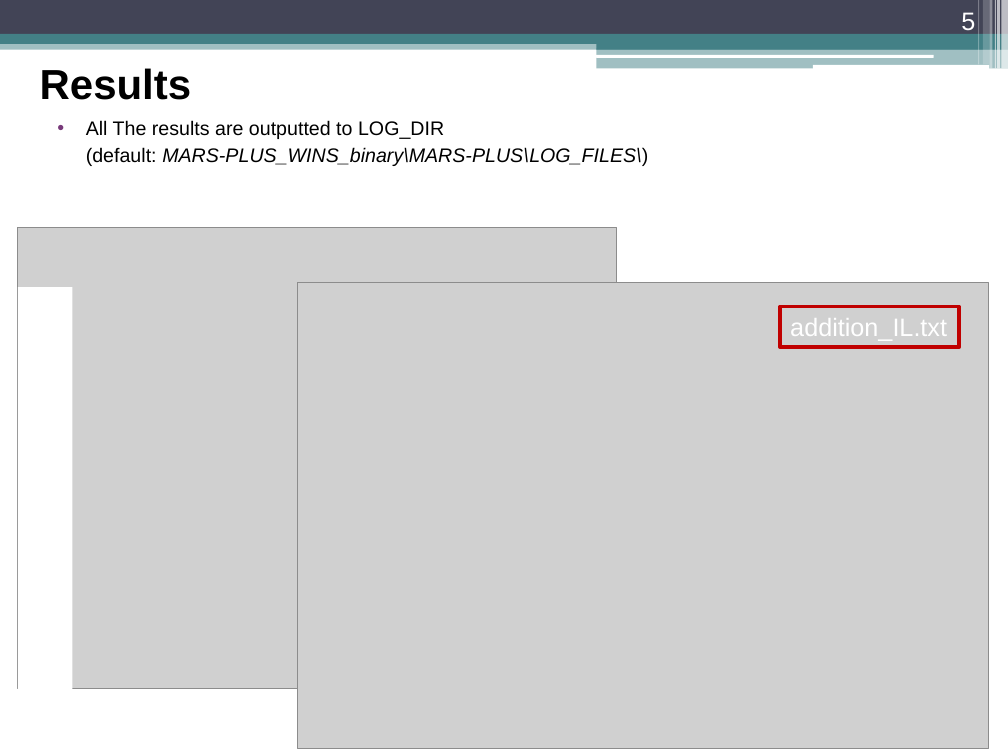
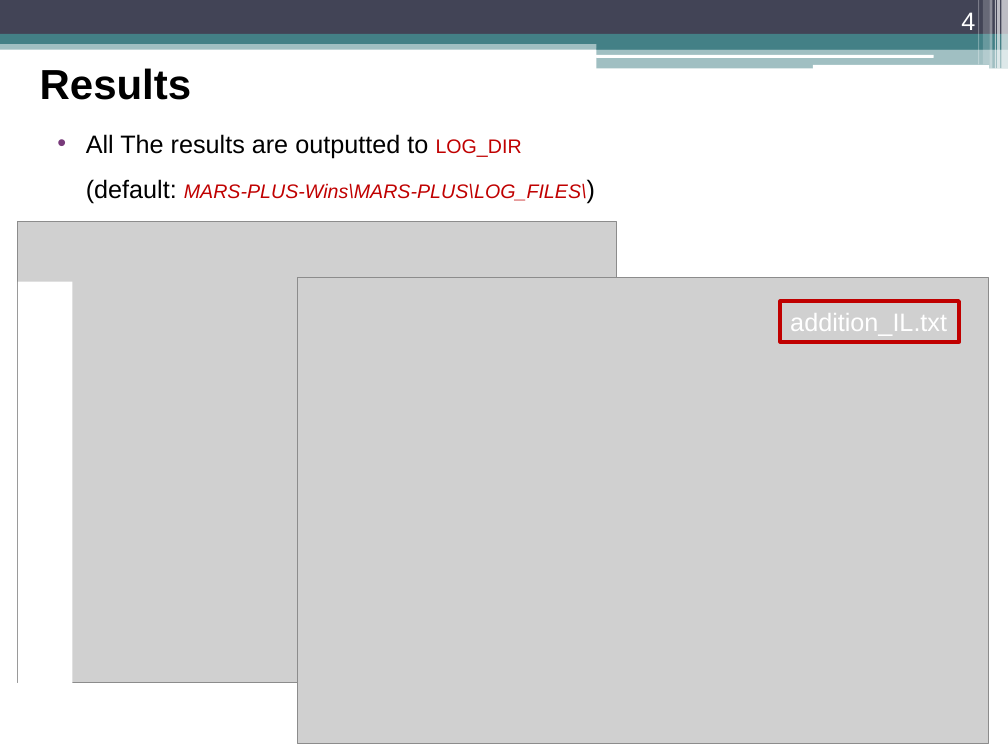
Before and after one commit to renan991995/MARS-PLUS-Wins, a slide deck: slide 4 of Notes.pptx (slide 5 before the commit). Drawn at 1008x756 pixels with LibreOffice and Linux fonts; fonts in the diff are those of the drawing; grey boxes stand for pictures. Boxes give left, top, right and bottom in pixels: in the first picture for what was removed or moved away, otherwise in the second. Text is boxed around its words. In the diff, an @@ line names an element or a change of style, - is before the commit and + after.

Commit message:
20230610 MARS-PLUS-Wins

```diff
--- a/Notes.pptx
+++ b/Notes.pptx
@@ page number at box(961, 12, 975, 36): text changed @@
-5
+4
@@ text at box(86, 134, 587, 204): text changed; text colour #000000 to #C00000 @@
-• All The results are outputted to LOG_DIR
-  (default: MARS-PLUS_WINS_binary\MARS-PLUS\LOG_FILES\)
+• All The results are outputted to LOG_DIR
+  (default: MARS-PLUS-Wins\MARS-PLUS\LOG_FILES\)
@@ 2 pictures, 2 rectangles: place and size @@
-2 pictures, 2 rectangles at box(17, 227, 988, 749)
+2 pictures, 2 rectangles at box(17, 222, 988, 743)
```
Also in this commit, not shown: 6 other slides changed, 1 slide added, 2 slides removed, 4 other files.
